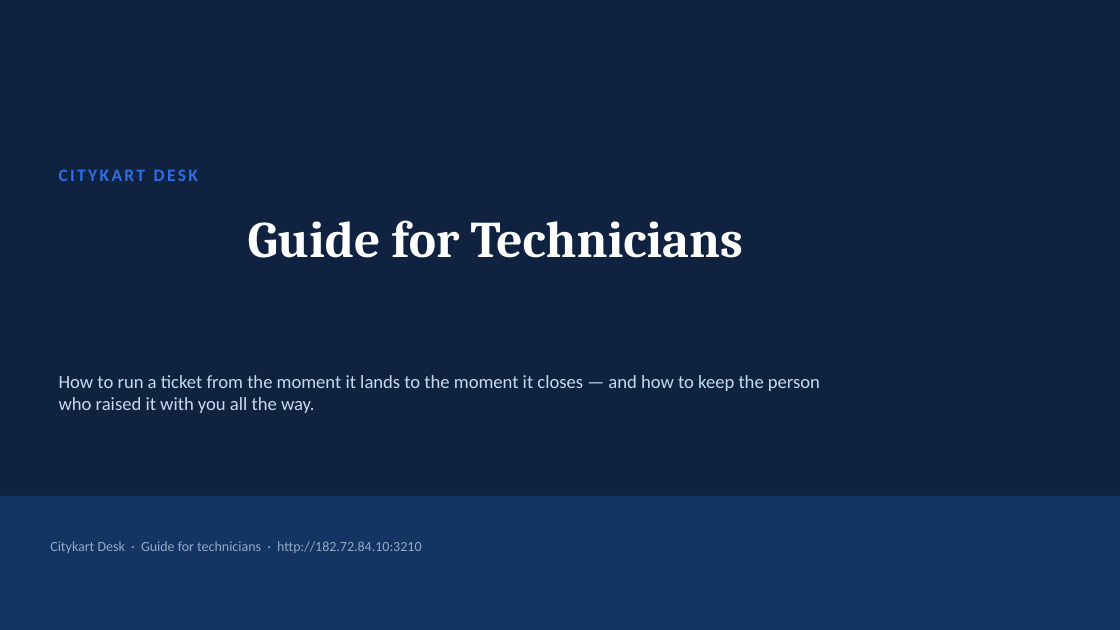
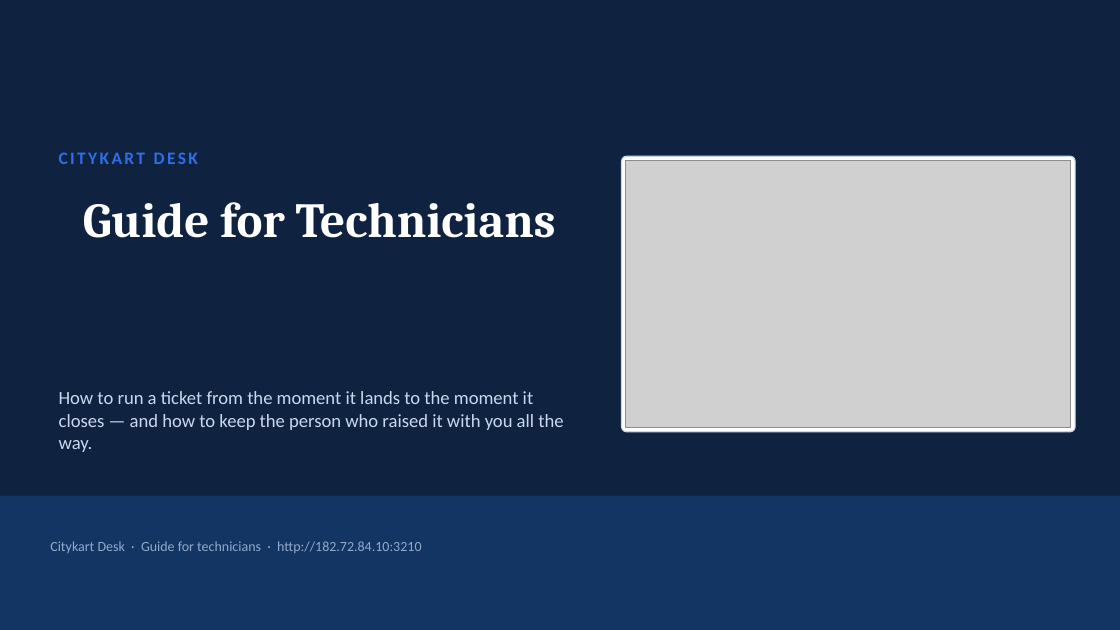
Before and after one commit to kumarsuraj84/Citykartdesk, a slide deck: slide 1 of docs/guides/CKDesk-Guide-for-Technicians.pptx. Drawn at 1120x630 pixels with LibreOffice and Linux fonts; fonts in the diff are those of the drawing; grey boxes stand for pictures. Boxes give left, top, right and bottom in pixels: in the first picture for what was removed or moved away, otherwise in the second. Text is boxed around its words. In the diff, an @@ line names an element or a change of style, - is before the commit and + after.

```diff
--- a/docs/guides/CKDesk-Guide-for-Technicians.pptx
+++ b/docs/guides/CKDesk-Guide-for-Technicians.pptx
@@ text "CITYKART DESK" moved from (x1=59, y1=169, x2=198, y2=181) to (x1=59, y1=152, x2=198, y2=164) @@
@@ rounded rectangle added at (x1=622, y1=156, x2=1075, y2=432), fill #FFFFFF, outline #C9D6E8 1 pt @@
@@ picture added at (x1=626, y1=160, x2=1071, y2=428) @@
@@ title "Guide for Technicians" moved from (x1=248, y1=220, x2=743, y2=258) to (x1=83, y1=202, x2=556, y2=238) @@
@@ title "Guide for Technicians" at (x1=83, y1=202, x2=556, y2=238): size 44 to 42 pt @@
@@ text "How to run a ticket ..." rewrapped from (x1=59, y1=375, x2=820, y2=413) to (x1=59, y1=391, x2=563, y2=452) @@
```
Also in this commit, not shown: 6 other slides changed, 8 slides added, 1 slide removed, 2 other files.
